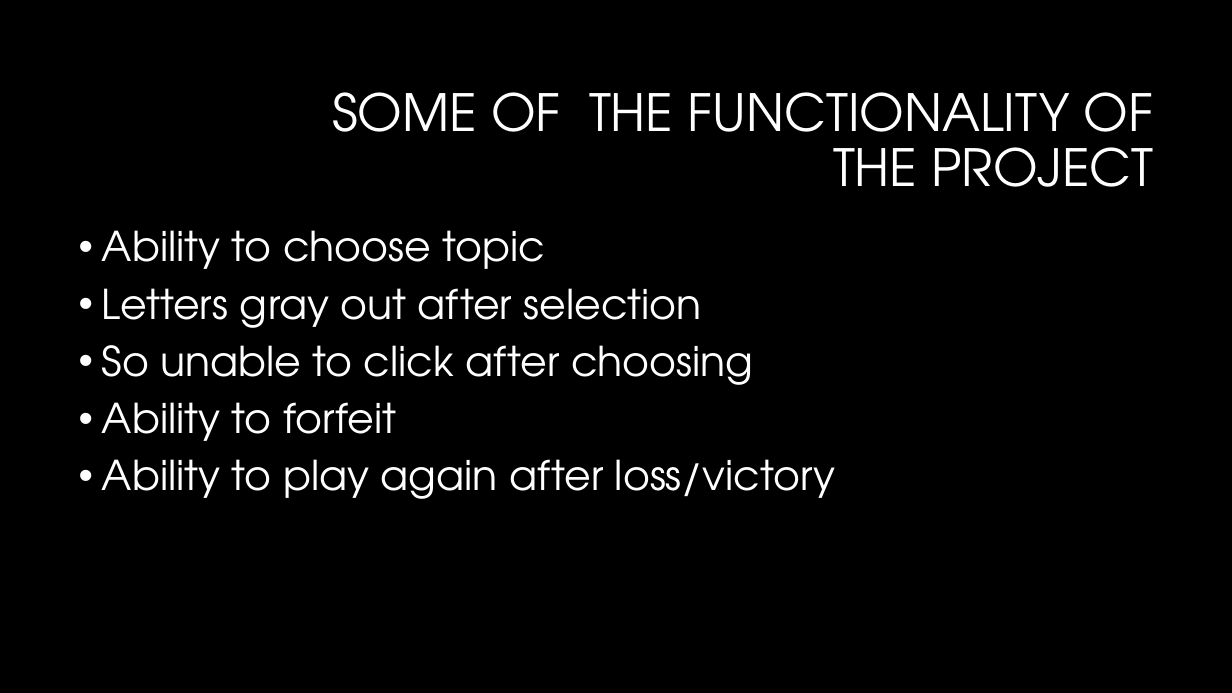
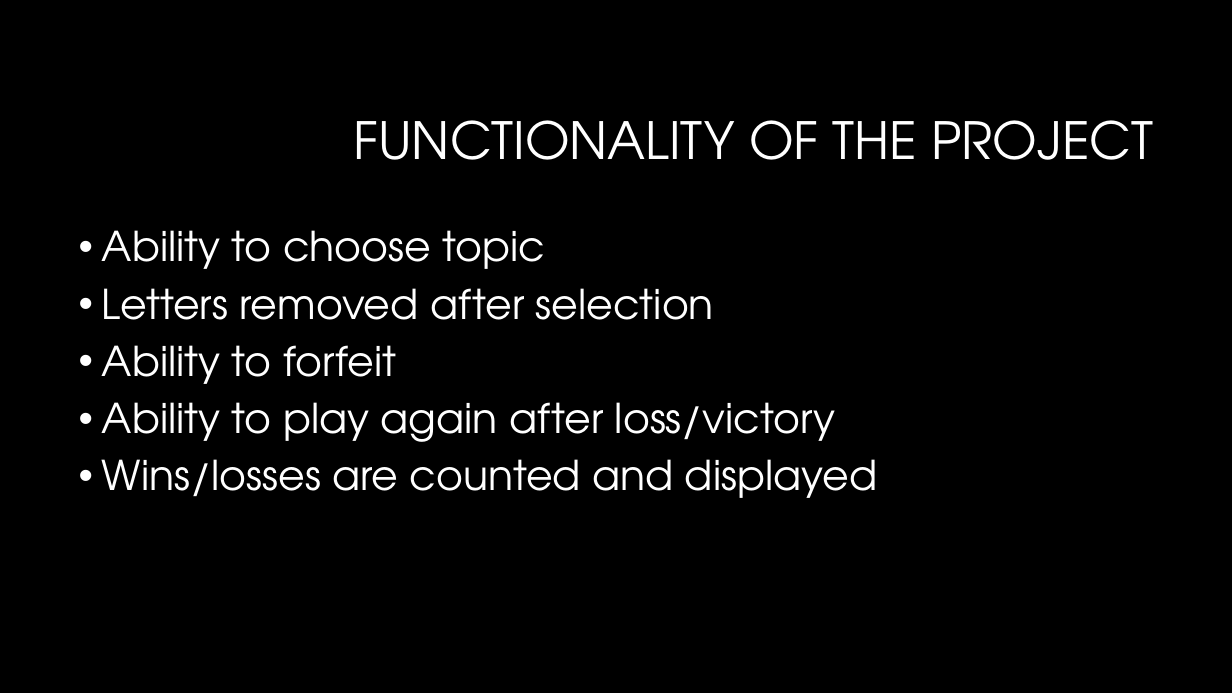
Before and after one commit to Forrestbob/web-project2, a slide deck: slide 3 of project 2.pptx (slide 4 before the commit). Drawn at 1232x693 pixels with LibreOffice and Linux fonts; fonts in the diff are those of the drawing; background and template pictures are left out. Boxes give left, top, right and bottom in pixels: in the first picture for what was removed or moved away, otherwise in the second. Text is boxed around its words. In the diff, an @@ line names an element or a change of style, - is before the commit and + after.

```diff
--- a/project 2.pptx
+++ b/project 2.pptx
@@ title at bbox=[353, 120, 1153, 160]: text changed @@
-SOME OF THE FUNCTIONALITY OF THE PROJECT
+FUNCTIONALITY OF THE PROJECT
@@ text at bbox=[102, 288, 714, 320]: text changed @@
-• Letters gray out after selection
-• So unable to click after choosing
+• Letters removed after selection
@@ text at bbox=[102, 459, 877, 498]: paragraph added @@
+• Wins/losses are counted and displayed
```
Also in this commit, not shown: 3 other slides changed, 3 slides added, 3 slides removed.
